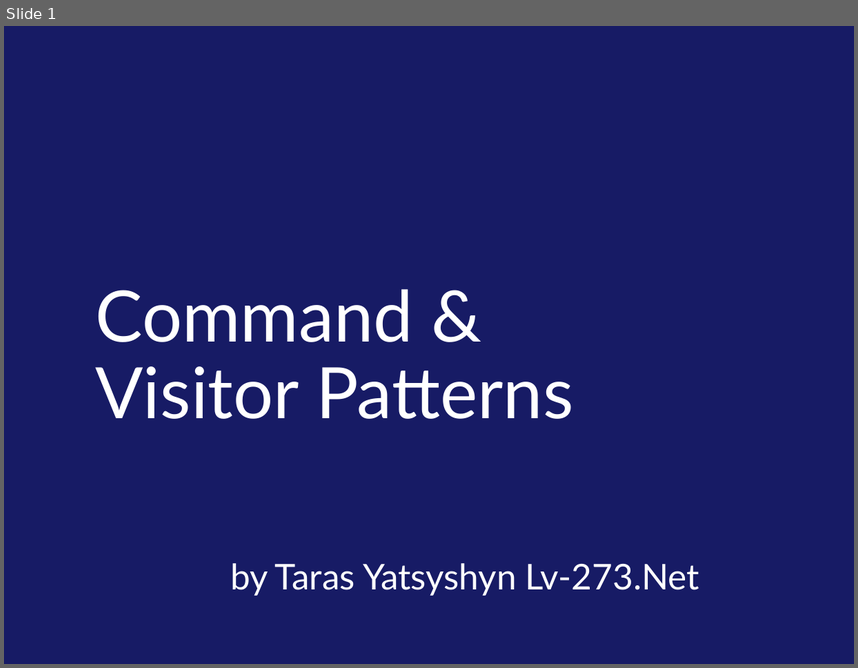
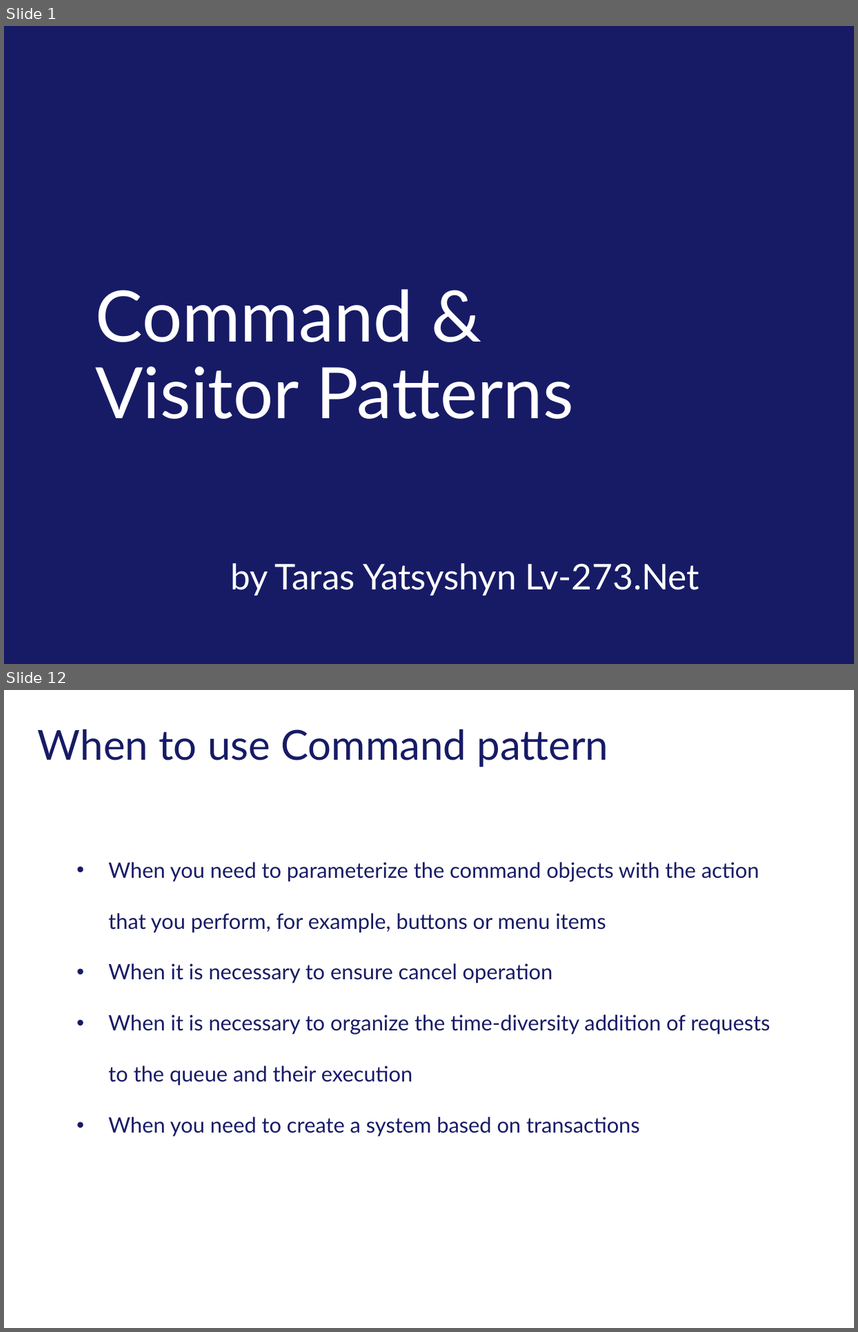
Before and after one commit to tarasiscom/Lv-273, a slide deck: education/Command and Visitor patterns.pptx. Shown one above the other, each under a label of ours: slide 1 before the commit, slides 1 and 12 after it; the slides between them are not shown. The pictures are 858x668 and 858x1332 pixels, drawn with LibreOffice and Linux fonts; fonts in the diff are those of the drawing; background and template pictures are left out. Boxes give left, top, right and bottom in pixels: in the first picture for what was removed or moved away, otherwise in the second. Text is boxed around its words. In the diff, an @@ line names an element or a change of style, - is before the commit and + after.

Commit message:
Command pattern v.1.1

```diff
--- a/education/Command and Visitor patterns.pptx
+++ b/education/Command and Visitor patterns.pptx
@@ slide 12 added at [4, 690, 854, 1328], background #FFFFFF @@
@@ title added at [38, 729, 609, 767], 35 pt, text #171B65 @@
+When to use Command pattern
@@ text added at [108, 862, 770, 1136], 18 pt, text #171B65 @@
+• When you need to parameterize the command objects with the action that you perform, for example, buttons or menu items
+• When it is necessary to ensure cancel operation
+• When it is necessary to organize the time-diversity addition of requests to the queue and their execution
+• When you need to create a system based on transactions
```
Also in this commit, not shown: 4 slides changed, 8 other slides added, 3 slides removed.
